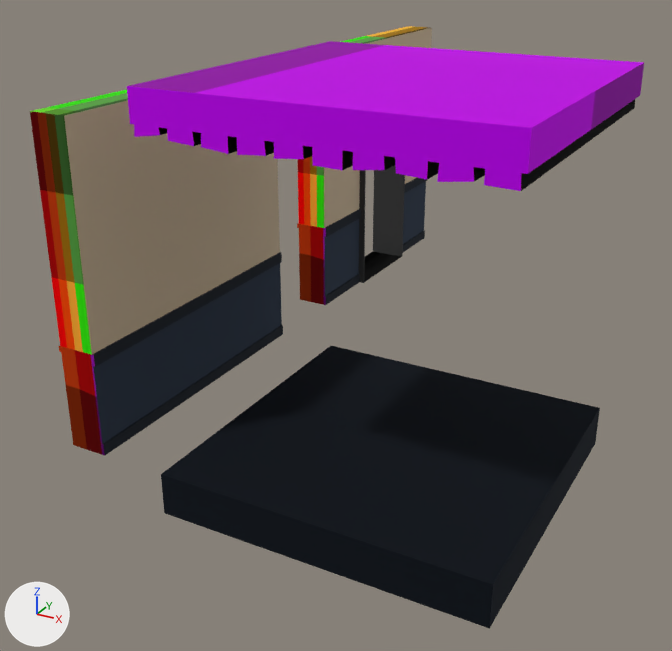
The FBX model Assets/Art/Models/Modulos/Cosas.fbx as it was, and as the next commit left it.
Before and after are seen from a 50 mm lens placed at (4.61, -5.26, 4.39), pointed at (0.28, 2.62, 0.45). The axes (+X, +Y, +Z) are drawn at lower left. The lights are the same throughout. The first picture is the older version. Where no turn or scale is listed for an object, it has been applied to the vertices.

Names of what the first picture shows: 'Marco', 'Piso', 'Techo', 'Wall', 'WallVariant'.
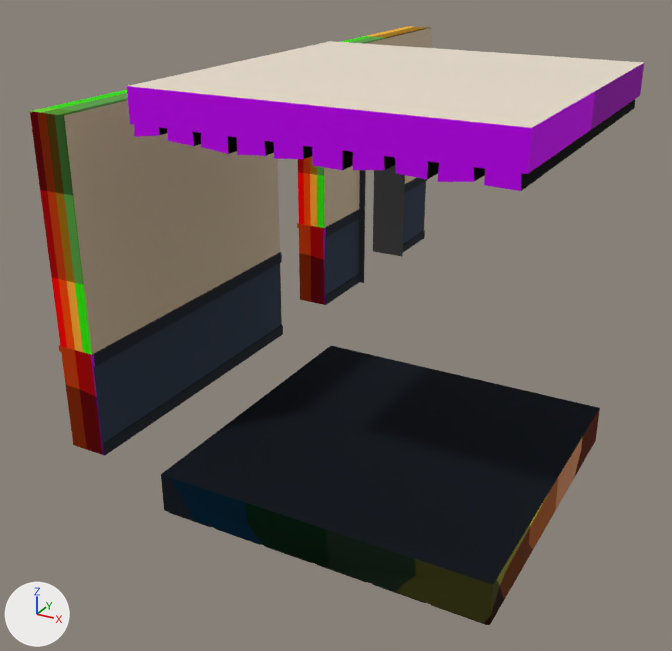
Where the newer file only moved an object's origin or applied its transform, the numbers keep the older frame.

The change in detail:
me_cube_013 is used by ob_piso; location (0.0, 0.0, 0.0); rotation (1.571, 0.0, 0.0), in degrees (90, 0, 0).
me_cube_013 had 8 vertices, 6 faces and spanned x 0.0..3.0, y -0.4..0.0, z -3.0..0.0.
me_cube_013 now has 356 vertices, 370 faces and spans x 0.0..300.0, y -40.0..0.0, z -300.0..0.01.
me_cube_013 part 3: 7 vertices removed from x 0.0..3.0, y -0.4..0.0, z -3.0..0.0; 355 vertices added at x 0.0..300.0, y -40.0..0.0, z -300.0..0.01.
me_cube_012 is used by ob_marco; location (-0.8, 5.5, 1.52).
Verts and faces of me_cube_012; kept vertices keep their numbers, new ones are numbered from 16.
Before the commit, vertices of me_cube_012: 0 (-0.23, -0.58, -1.52), 2 (-0.23, 0.58, -1.52) at pixel (372, 251), 4 (0.23, -0.58, -1.52) at pixel (364, 282), 6 (0.23, 0.58, -1.52) at pixel (401, 256), 8 (-0.23, 0.6, -1.52) at pixel (373, 250).
Before the commit, vertices of me_cube_012: 9 (-0.23, -0.6, -1.52), 13 (0.23, 0.6, -1.52) at pixel (402, 256), 14 (0.23, -0.6, -1.52) at pixel (363, 282).
me_cube_012 had 16 vertices, 16 faces and spanned x -0.23..0.23, y -0.6..0.6, z -1.52..0.78.
me_cube_012 now has 16 vertices, 14 faces and spans x -0.23..0.23, y -0.6..0.6, z -1.52..0.78.
Part 1, on me_cube_012:
Faces deleted: (8, 13, 14, 9), (0, 2, 8, 9), (4, 14, 13, 6), (0, 4, 6, 2).
New faces: (2, 8, 13, 6), (0, 4, 14, 9).
me_cube_014 has 89 vertices, 106 faces and spans x 0.0..3.0, y 0.0..3.0, z -0.13..0.27.
me_cube_014 is used by ob_techo; location (0.0, 0.0, 3.0).
me_cube_014 part 2: texture (UV) coordinates of 1 of 106 faces, centred in x 1.5, y 1.5, z 0.27, changed; they spanned u -0.14..-0.06, v 0.02..0.1 and now span u 0.78..0.86, v 0.89..0.97.
Object 'Piso' (ob_piso) is rescaled from (1.0, 1.0, 1.0) to (0.01, 0.01, 0.01).

Location of each change, [x1, y1, x2, y2] in pixels of the pictures (672 x 651 px):
'Piso', reshaped, rescaled
    before: [161, 346, 600, 629]
    after: [161, 346, 600, 625]
part 1 of me_cube_012, cut back
    before: [364, 252, 401, 282]
part 2 of me_cube_014, surface changed (purple to white)
    both: [129, 41, 644, 128]
